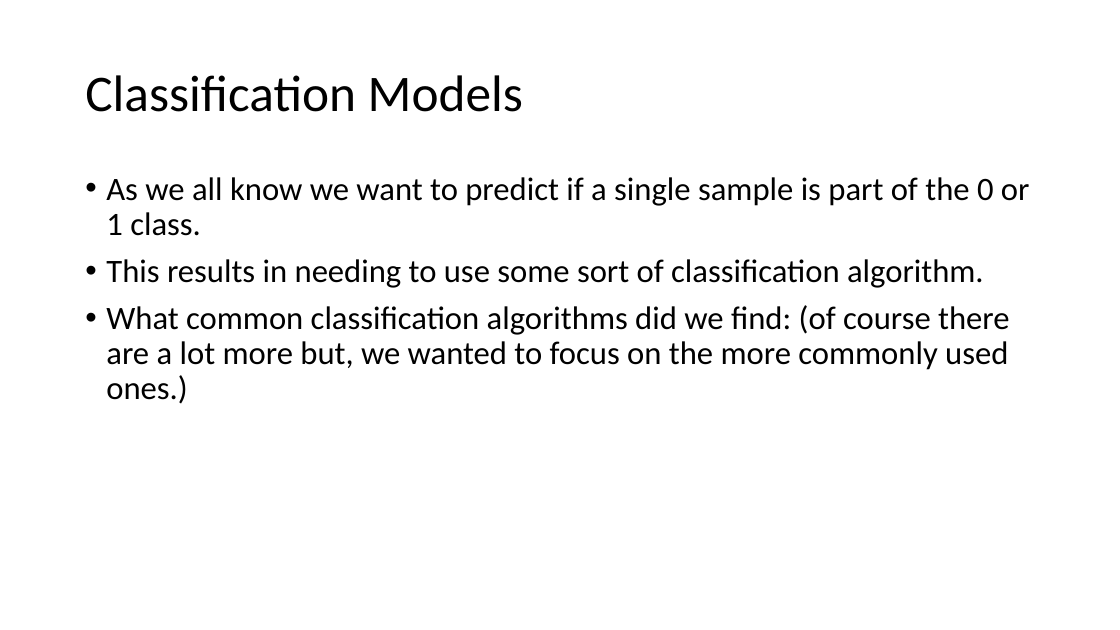
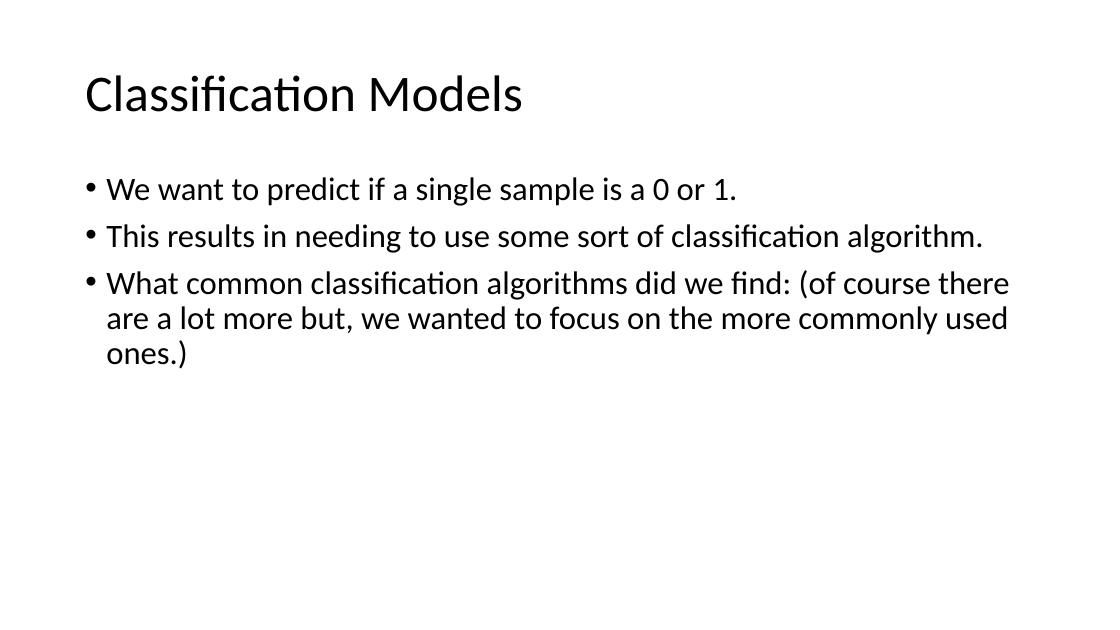
Before and after one commit to suong4554/Machine-Learning-Poly-U, a slide deck: slide 3 of Presentation.pptx. Drawn at 1120x630 pixels with LibreOffice and Linux fonts; fonts in the diff are those of the drawing. Boxes give left, top, right and bottom in pixels: in the first picture for what was removed or moved away, otherwise in the second. Text is boxed around its words. In the diff, an @@ line names an element or a change of style, - is before the commit and + after.

```diff
--- a/Presentation.pptx
+++ b/Presentation.pptx
@@ text at [106, 177, 738, 206]: text changed @@
-• As we all know we want to predict if a single sample is part of the 0 or 1 class.
+• We want to predict if a single sample is a 0 or 1.
```
Also in this commit, not shown: 3 other slides changed, 1 slide added, 3 slides removed, 5 other files.
